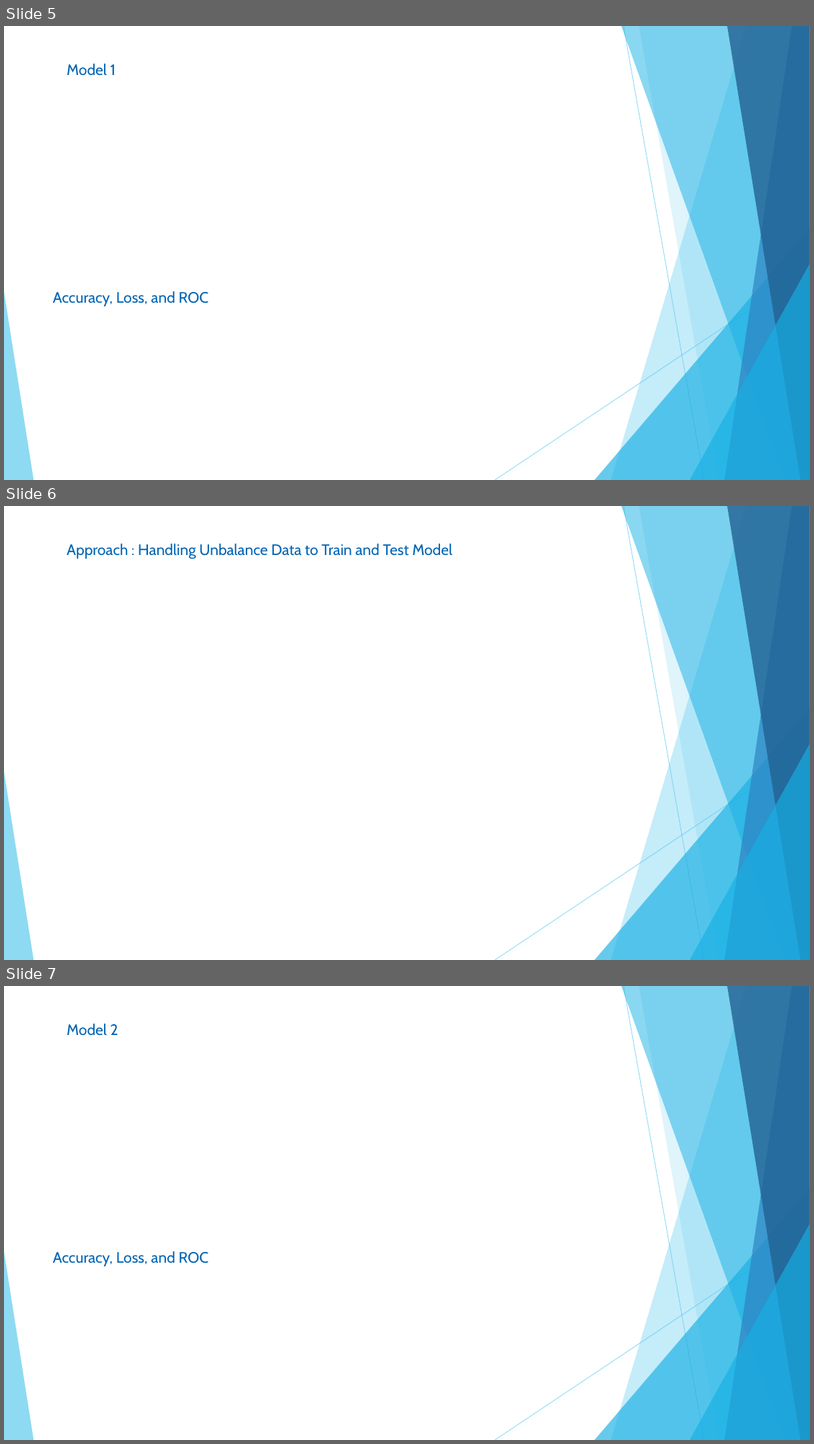
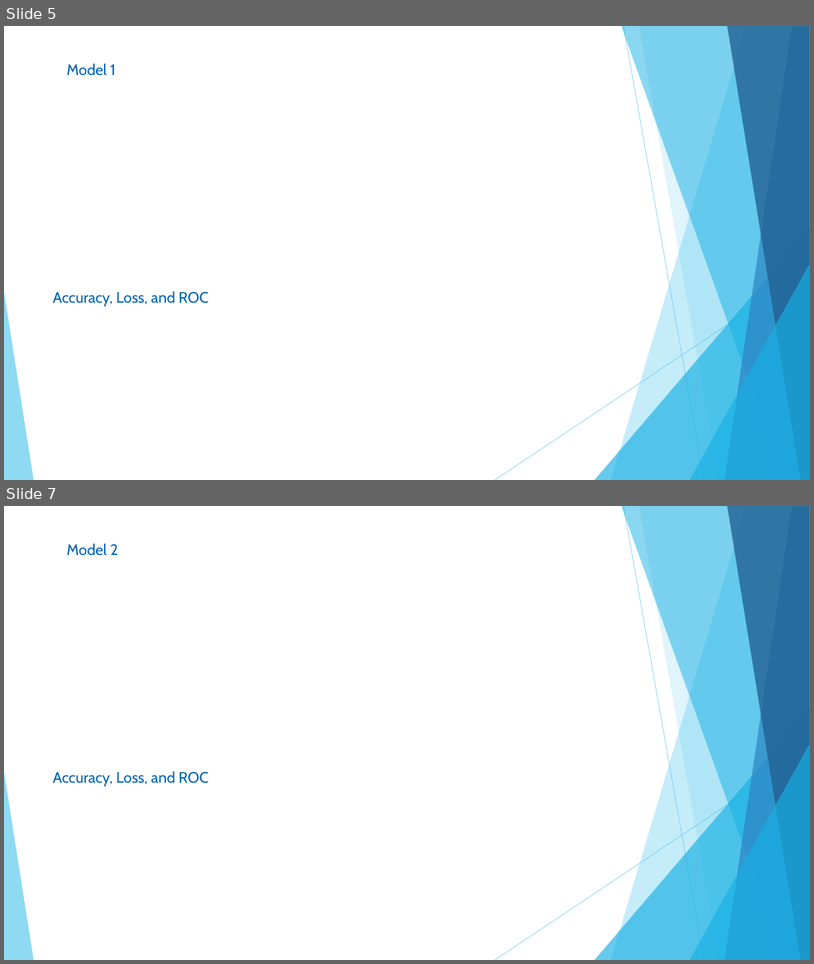
Before and after one commit to pyachauhan/Data-Hackathon-ModelTeam, a slide deck: PPT.pptx. Shown one above the other, each under a label of ours: slides 5, 6 and 7 before the commit, slides 5 and 7 after it; the slides between them are not shown. The pictures are 814x1444 and 814x964 pixels, drawn with LibreOffice and Linux fonts; fonts in the diff are those of the drawing. Boxes give left, top, right and bottom in pixels: in the first picture for what was removed or moved away, otherwise in the second. Text is boxed around its words. In the diff, an @@ line names an element or a change of style, - is before the commit and + after.

```diff
--- a/PPT.pptx
+++ b/PPT.pptx
@@ slide 6 removed at [4,506,810,960], background #FFFFFF; not listed: 10 template elements that a slide beside it also shows @@
@@ text removed at [67,543,453,559] @@
-Approach : Handling Unbalance Data to Train and Test Model
```
Also in this commit, not shown: 4 slides changed, 1 slide added, 1 other slide removed, 1 other file.
